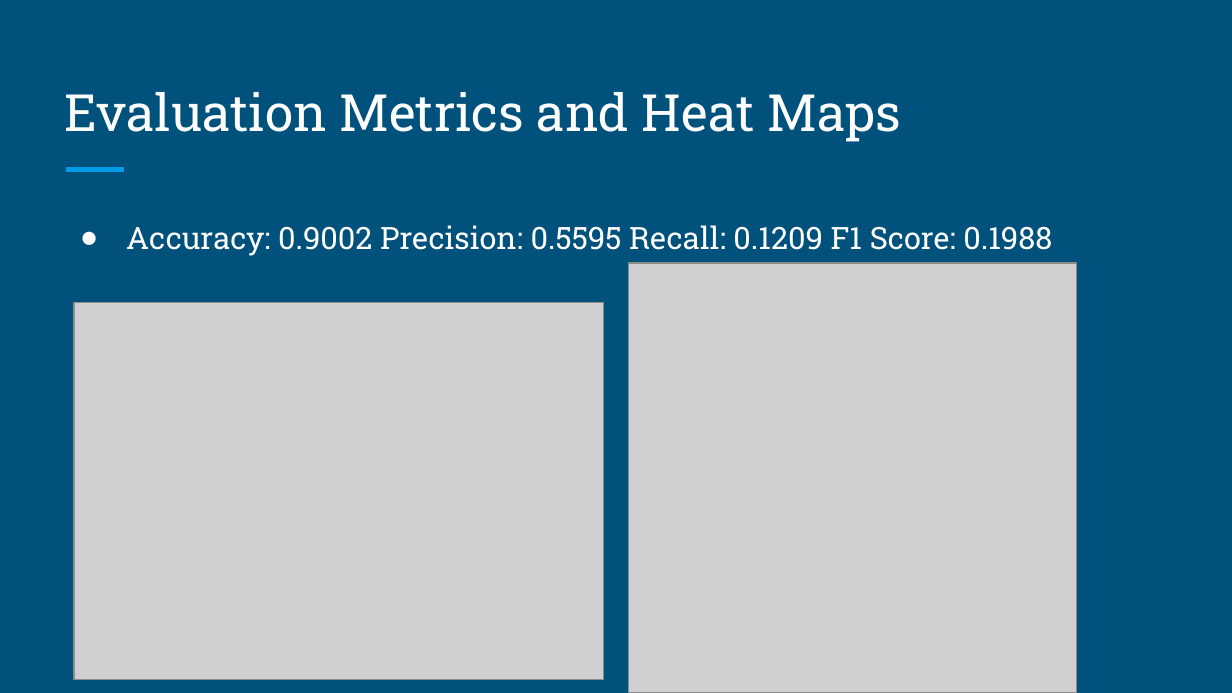
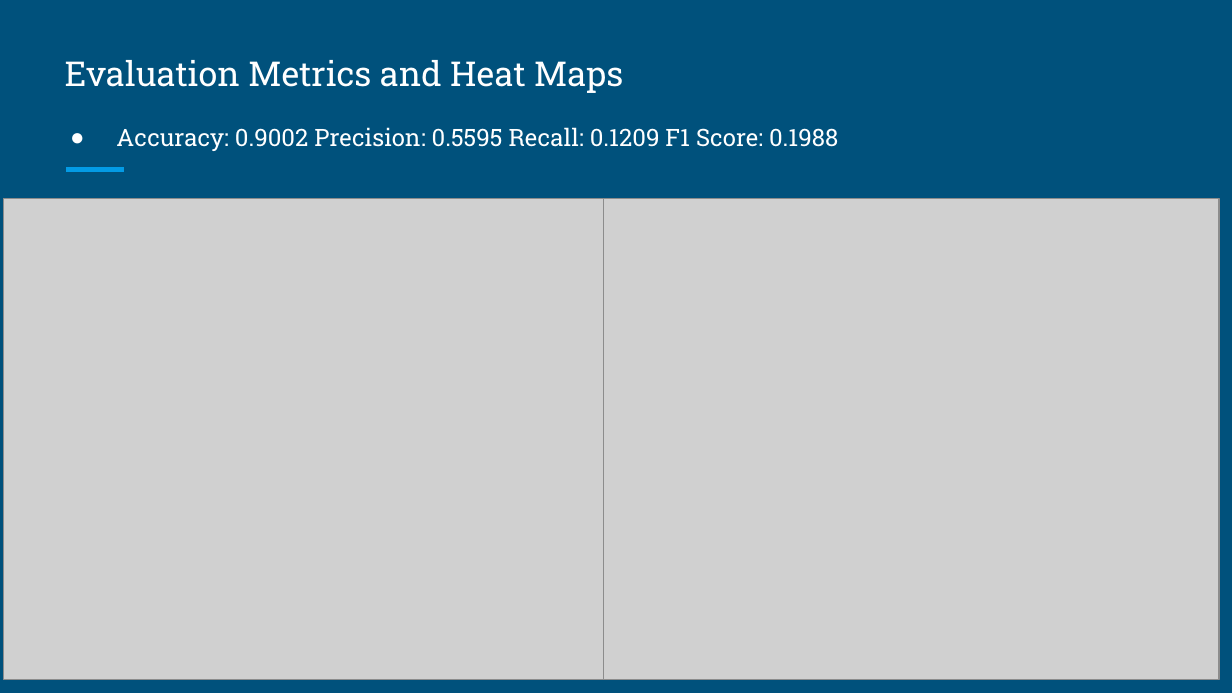
Before and after one commit to rich-willet/Project-4-Group-3, a slide deck: slide 14 of Power_point.pptx. Drawn at 1232x693 pixels with LibreOffice and Linux fonts; fonts in the diff are those of the drawing; grey boxes stand for pictures. Boxes give left, top, right and bottom in pixels: in the first picture for what was removed or moved away, otherwise in the second. Text is boxed around its words. In the diff, an @@ line names an element or a change of style, - is before the commit and + after.

```diff
--- a/Power_point.pptx
+++ b/Power_point.pptx
@@ title "Evaluation Metrics and Heat Maps" moved from (x1=65, y1=92, x2=901, y2=142) to (x1=65, y1=60, x2=623, y2=93) @@
@@ title "Evaluation Metrics and Heat Maps" at (x1=65, y1=60, x2=623, y2=93): size 30 to 20 pt @@
@@ text "Accuracy: 0.9002 Precision: 0.5595 Recall: ..." moved from (x1=126, y1=225, x2=1052, y2=256) to (x1=116, y1=127, x2=838, y2=151) @@
@@ text "Accuracy: 0.9002 Precision: 0.5595 Recall: ..." at (x1=116, y1=127, x2=838, y2=151): size 18 to 14 pt @@
@@ picture resized from (x1=74, y1=302, x2=604, y2=679) to (x1=4, y1=198, x2=604, y2=679) @@
@@ picture resized from (x1=628, y1=262, x2=1077, y2=692) to (x1=604, y1=198, x2=1218, y2=679) @@
```
Also in this commit, not shown: 2 other slides changed, 1 slide added, 4 other files.
